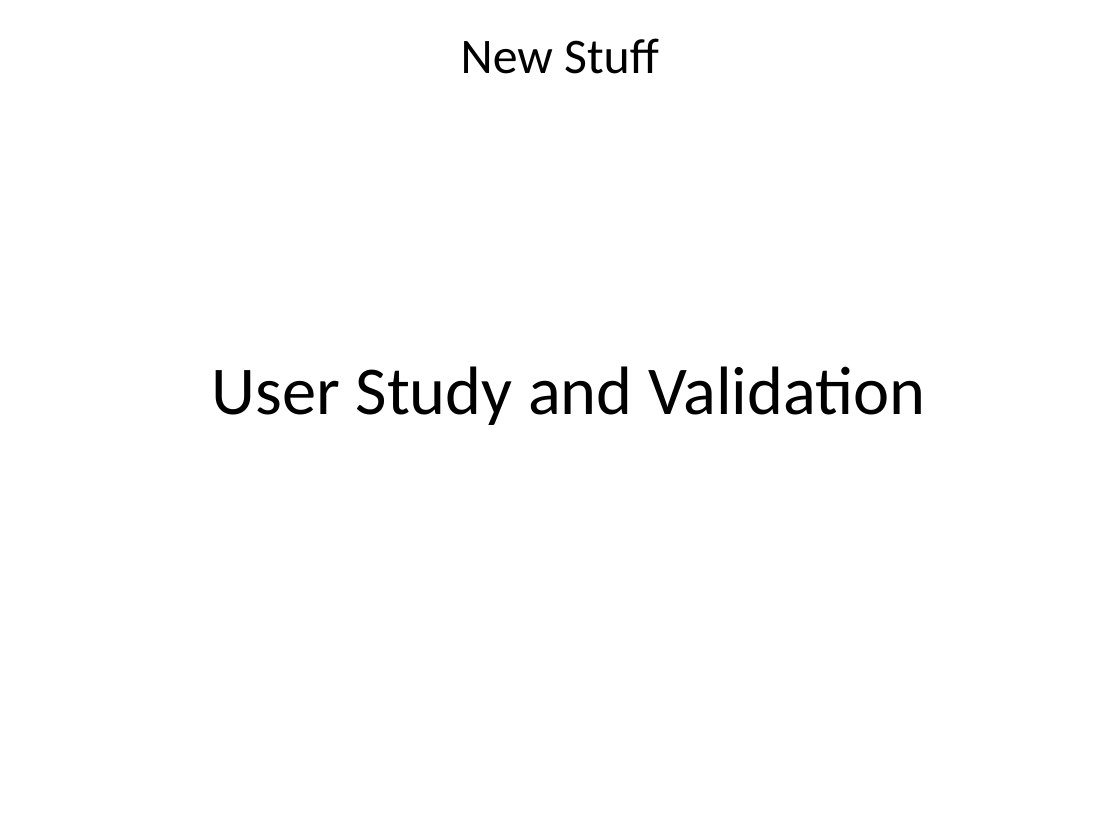
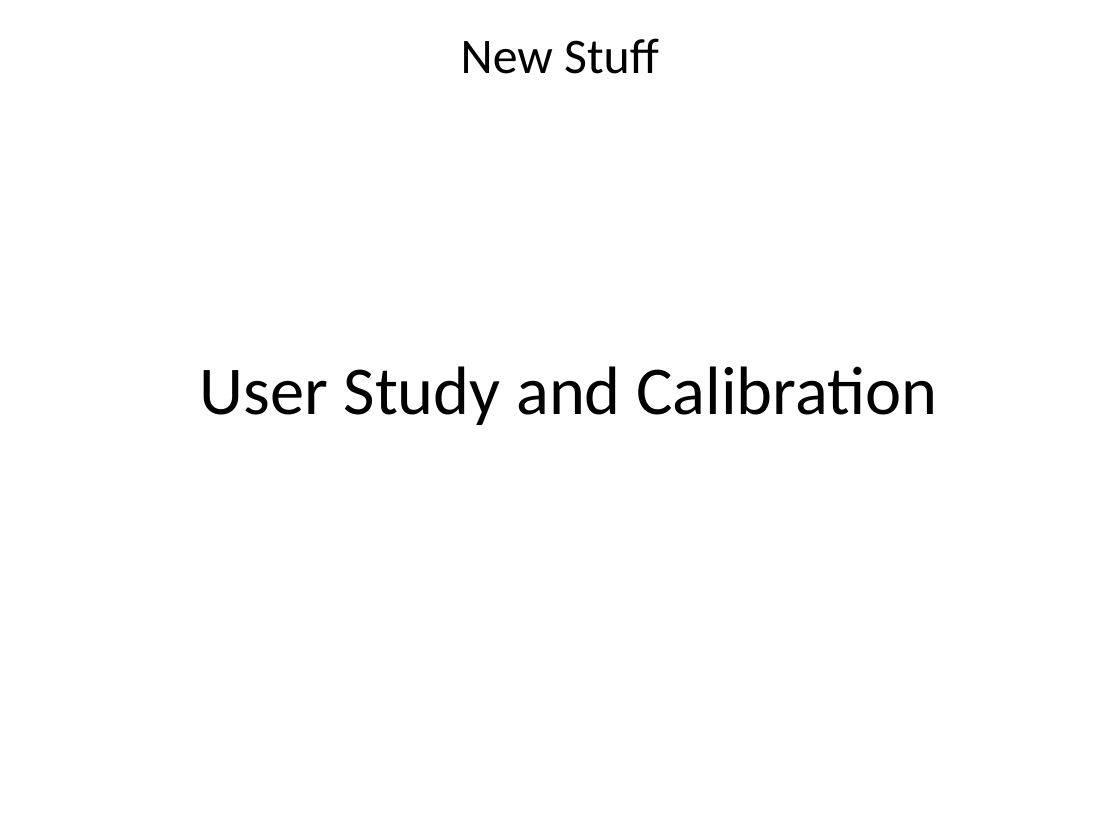
Before and after one commit to ericmercer/workload, a slide deck: slide 53 of publications_and_presentations/BYU13-03-Operator-Workload-Feb-2015.pptx. Drawn at 1120x840 pixels with LibreOffice and Linux fonts; fonts in the diff are those of the drawing; background and template pictures are left out. Boxes give left, top, right and bottom in pixels: in the first picture for what was removed or moved away, otherwise in the second. Text is boxed around its words. In the diff, an @@ line names an element or a change of style, - is before the commit and + after.

```diff
--- a/publications_and_presentations/BYU13-03-Operator-Workload-Feb-2015.pptx
+++ b/publications_and_presentations/BYU13-03-Operator-Workload-Feb-2015.pptx
@@ title at <box>200,366,937,425</box>: text changed @@
-User Study and Validation
+User Study and Calibration
```
Also in this commit, not shown: 5 other slides changed.
